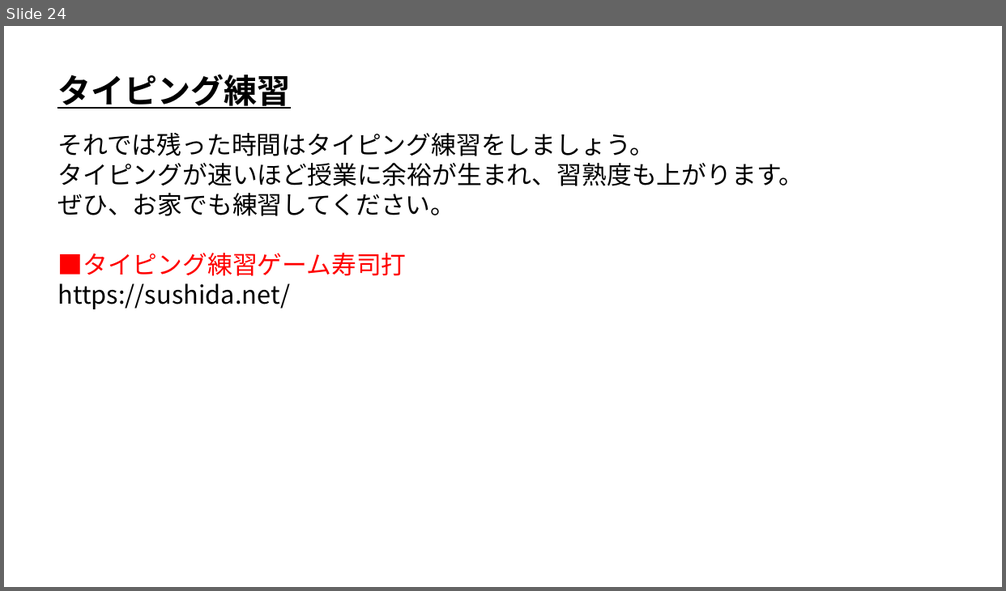
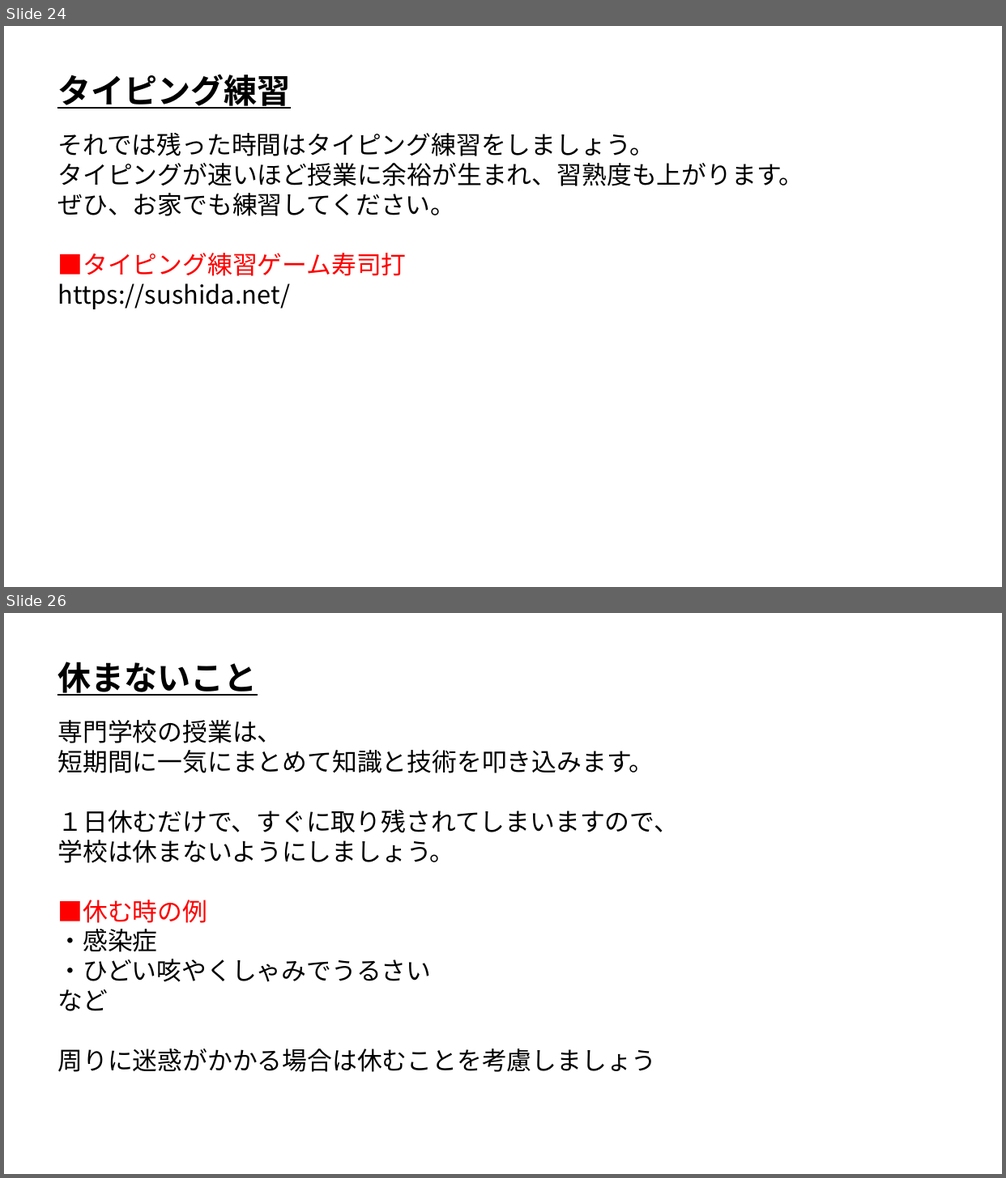
Before and after one commit to ArakiYusuke-Ohara/Textbook, a slide deck: その他/新入生ガイダンス/00_はじめに.pptx. Shown one above the other, each under a label of ours: slide 24 before the commit, slides 24 and 26 after it; the slides between them are not shown. The pictures are 1006x591 and 1006x1178 pixels, drawn with LibreOffice and Linux fonts; fonts in the diff are those of the drawing. Boxes give left, top, right and bottom in pixels: in the first picture for what was removed or moved away, otherwise in the second. Text is boxed around its words. In the diff, an @@ line names an element or a change of style, - is before the commit and + after.

```diff
--- a/その他/新入生ガイダンス/00_はじめに.pptx
+++ b/その他/新入生ガイダンス/00_はじめに.pptx
@@ slide 26 added at box(4, 613, 1002, 1174), background #FFFFFF @@
@@ text added at box(57, 662, 257, 696), 32 pt, text #000000, bold, underline @@
+休まないこと
@@ text added at box(57, 720, 679, 1072), 24 pt, text #000000 @@
+専門学校の授業は、
+短期間に一気にまとめて知識と技術を叩き込みます。
+１日休むだけで、すぐに取り残されてしまいますので、
+学校は休まないようにしましょう。
+■休む時の例
+・感染症
+・ひどい咳やくしゃみでうるさい
+など
+周りに迷惑がかかる場合は休むことを考慮しましょう
```
Also in this commit, not shown: 2 slides changed, 5 other slides added.
